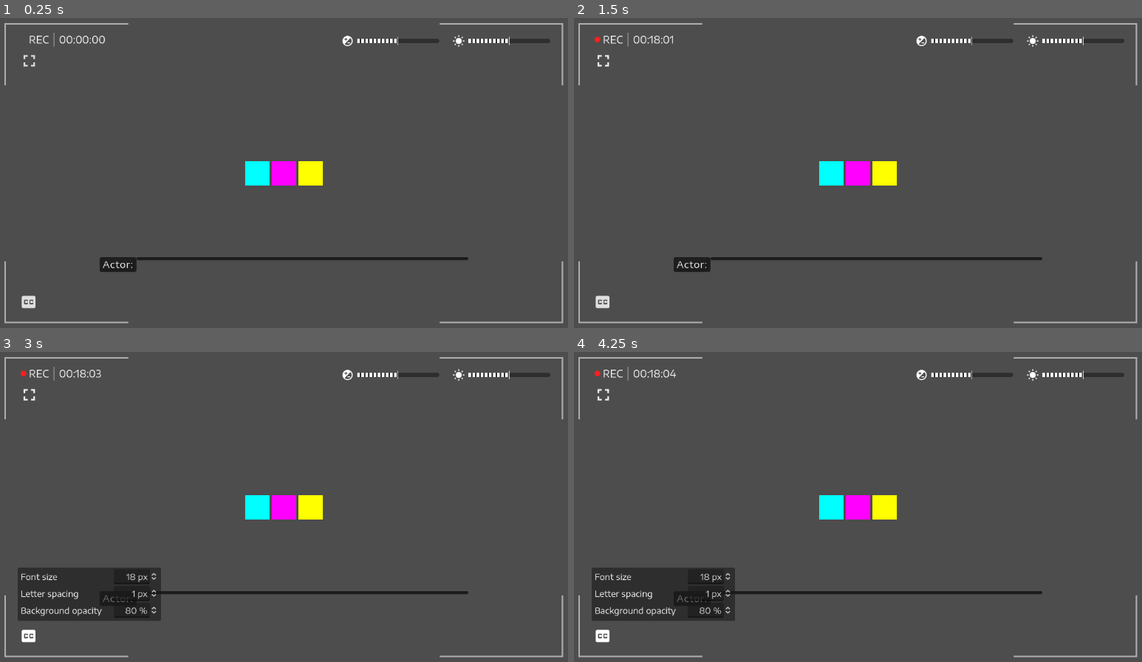
Above: before the commit, frames 1-4 (two rows, left to right).
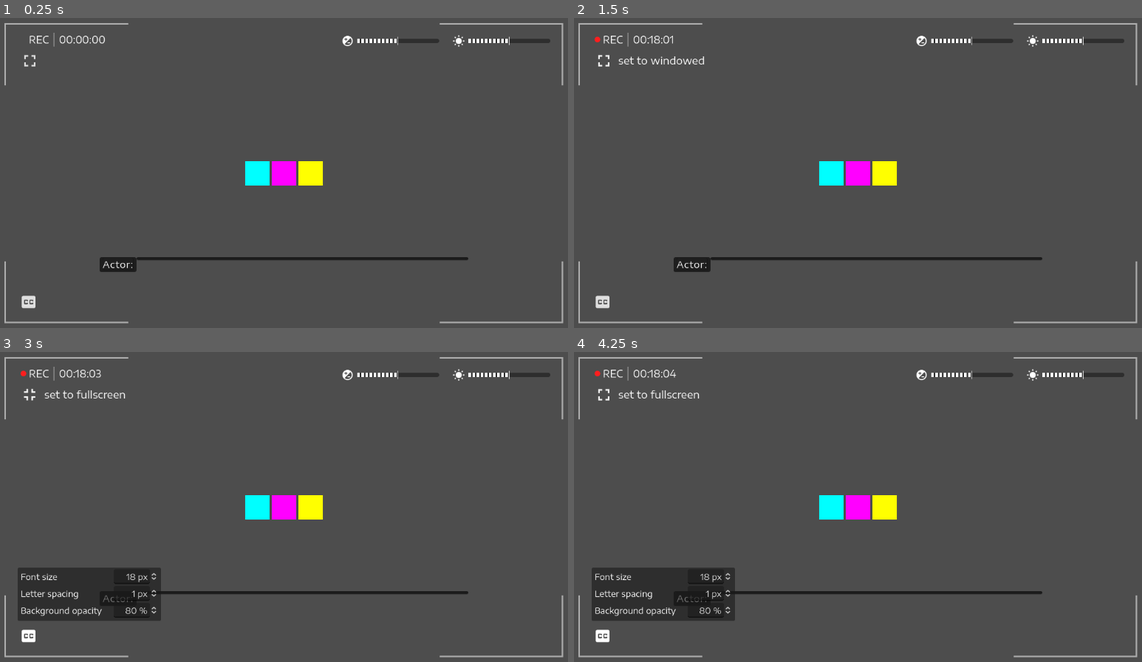
Above: after the commit, the same moments.

Repository: nndda/In-Plain-Sight
Game: Godot game, scene res://Assets/The 1 Scene.tscn
Same seed, same stepped clock (60 frames per second), same inputs: the game is played once before the commit and once after it. The project has no main scene, so this scene is started directly.
Inputs (mouse positions are in pixels of both pictures, inside the frame that each line leads up to):
- Up to frame 1 (0.25 s): no input
- Up to frame 2 (1.5 s): click "󰊓" at 0.5 s; click (602, 61) at 1.25 s, where only the run after the commit has a clickable "󰊔"
- Up to frame 3 (3 s): click "󰅞" at 2 s; click "󰊓" at 2.75 s
- Up to frame 4 (4.25 s): click (602, 395) at 3.5 s, where only the run after the commit has a clickable "󰊔"

The runs differ from the first frame. In frame 1, less than 0.1% of the frame differs, in the area x 4-7%, y 11-16%; in frame 2, 0.2%; in frame 3, 0.2%, in the area x 4-23%, y 11-16%; in frame 4, 0.2%.
Error in both runs: Out of bounds get index '0' (on base: 'Array[Dictionary]') (res://Assets/The)

Commit message:
Implement fullscreen switch feature

Diff:
--- a/Assets/The 1 Scene.tscn
+++ b/Assets/The 1 Scene.tscn
@@ -208,7 +208,7 @@
 "exit": SubResource("Animation_iexly")
 }
 
-[node name="The1Scene" type="Control" node_paths=PackedStringArray("time_label", "slider_brightness", "slider_contrast", "button_cc", "panel_config_cc", "panel_config_cc …(153 unchanged characters)…
+[node name="The1Scene" type="Control" node_paths=PackedStringArray("time_label", "slider_brightness", "slider_contrast", "button_display_mode", "label_fullscreen", "label_windowed", "button_cc", "panel_config_cc", "panel_config_cc …(153 unchanged characters)…
 layout_mode = 3
 anchors_preset = 15
 anchor_right = 1.0
@@ -220,6 +220,9 @@
 time_label = NodePath("TopControl/Margin/HBoxContainer/Left/VBoxContainer/HBoxContainer/Time")
 slider_brightness = NodePath("TopControl/Margin/HBoxContainer/Brightness/HSlider")
 slider_contrast = NodePath("TopControl/Margin/HBoxContainer/Contrast/HSlider")
+button_display_mode = NodePath("TopControl/Margin/HBoxContainer/Left/VBoxContainer/HBoxContainer2/Display")
+label_fullscreen = NodePath("TopControl/Margin/HBoxContainer/Left/VBoxContainer/HBoxContainer2/Fullscreen")
+label_windowed = NodePath("TopControl/Margin/HBoxContainer/Left/VBoxContainer/HBoxContainer2/Windowed")
 button_cc = NodePath("BottomControl/Margin/HBoxContainer/CloseCaption")
 panel_config_cc = NodePath("BottomControl/Margin/HBoxContainer/CloseCaption/Control")
 panel_config_cc_animation_player = NodePath("BottomControl/Margin/HBoxContainer/CloseCaption/Control/AnimationPlayer")
@@ -395,12 +398,27 @@
 text = "00:00:00"
 label_settings = SubResource("LabelSettings_uaacf")
 
-[node name="Fullscreen" type="Button" parent="TopControl/Margin/HBoxContainer/Left/VBoxContainer"]
-layout_mode = 2
-size_flags_horizontal = 0
-size_flags_vertical = 4
+[node name="HBoxContainer2" type="HBoxContainer" parent="TopControl/Margin/HBoxContainer/Left/VBoxContainer"]
+layout_mode = 2
+
+[node name="Display" type="Button" parent="TopControl/Margin/HBoxContainer/Left/VBoxContainer/HBoxContainer2"]
+custom_minimum_size = Vector2(48, 45)
+layout_mode = 2
+mouse_default_cursor_shape = 2
 theme_override_font_sizes/font_size = 38
 text = "󰊓"
+
+[node name="Fullscreen" type="Label" parent="TopControl/Margin/HBoxContainer/Left/VBoxContainer/HBoxContainer2"]
+visible = false
+layout_mode = 2
+theme_override_font_sizes/font_size = 20
+text = "set to fullscreen"
+
+[node name="Windowed" type="Label" parent="TopControl/Margin/HBoxContainer/Left/VBoxContainer/HBoxContainer2"]
+visible = false
+layout_mode = 2
+theme_override_font_sizes/font_size = 20
+text = "set to windowed"
 
 [node name="Contrast" type="HBoxContainer" parent="TopControl/Margin/HBoxContainer"]
 layout_mode = 2
--- a/Assets/The 1 Script.gd
+++ b/Assets/The 1 Script.gd
@@ -10,6 +10,11 @@
 @export_category("User Configurations")
 @export var slider_brightness : HSlider
 @export var slider_contrast : HSlider
+@export_group("Fullscreen")
+@export var button_display_mode : Button
+@export var label_fullscreen : Label
+@export var label_windowed : Label
+var is_fullscreen := false
 @export_group("Closed Caption")
 @export var button_cc : Button
 @export var panel_config_cc : Control
@@ -56,6 +61,8 @@
     button_cc = false,
     panel_config_cc = false,
     panel_config_cc_2 = false,
+
+    button_display_mode = false,
 
     slider_contrast = false,
     slider_brightness = false,
@@ -84,6 +91,10 @@
 
     button_cc.pressed.connect(_on_button_cc_pressed)
 
+    button_display_mode.pressed.connect(_on_button_display_mode_pressed)
+    button_display_mode.mouse_entered.connect(_on_button_display_mode_mouse_entered)
+    button_display_mode.mouse_exited.connect(_on_button_display_mode_mouse_exited)
+
     slider_contrast.value_changed.connect(_on_slider_contrast_value_changed)
     slider_brightness.value_changed.connect(_on_slider_brightness_value_changed)
 
@@ -98,6 +109,24 @@
         _on_panel_config_cc_animation_player_animation_finished
     )
 
+func _on_button_display_mode_pressed() -> void:
+    is_fullscreen = DisplayServer.window_get_mode() == DisplayServer.WINDOW_MODE_FULLSCREEN
+    DisplayServer.window_set_mode(
+        DisplayServer.WINDOW_MODE_FULLSCREEN if !is_fullscreen else
+        DisplayServer.WINDOW_MODE_WINDOWED
+    )
+    button_display_mode.text = "%s" %\
+        ICON.FULLSCREEN if is_fullscreen else\
+        ICON.FULLSCREEN_OFF
+
+func _on_button_display_mode_mouse_entered() -> void:
+    label_fullscreen.visible = is_fullscreen
+    label_windowed.visible = !is_fullscreen
+
+func _on_button_display_mode_mouse_exited() -> void:
+    label_fullscreen.visible = false
+    label_windowed.visible = false
+
 func _on_slider_contrast_value_changed(value : float) -> void:
     environment.adjustment_contrast = value
 
@@ -158,6 +187,8 @@
 #endregion
 
 func _enter_tree() -> void:
+    is_fullscreen = DisplayServer.window_get_mode() == DisplayServer.WINDOW_MODE_FULLSCREEN
+
     # Initialize Theatre
     dialogue = Dialogue.new(FileAccess.get_file_as_string(dialogue_file))
     dialogue_label.fit_content = true
